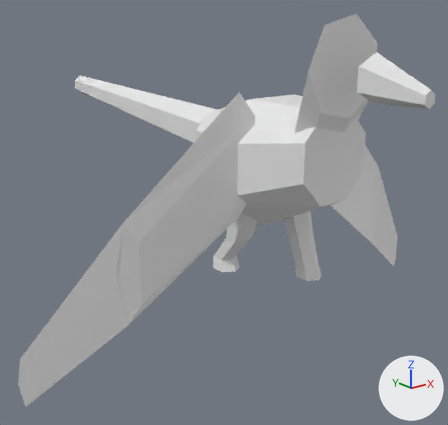
A saved change to the OBJ model data/animals/periquito/walk/7.obj.
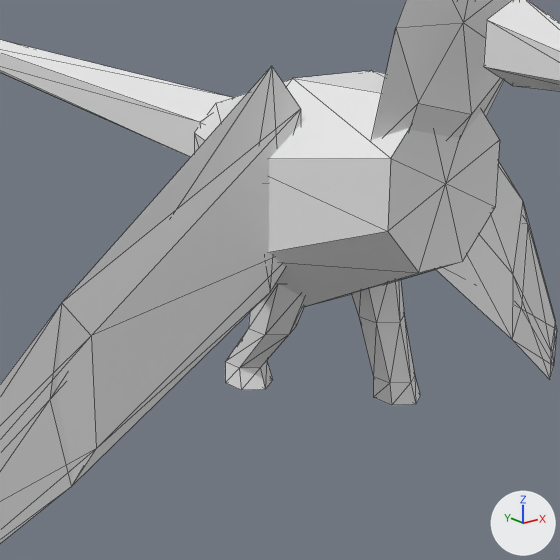
Old and new are each drawn whole from a 50 mm lens placed at (-0.695, -0.742, 0.539), pointed at (0.003, 0.131, 0.19) and again close up on the part from 20% to 89% of the width and 13% to 86% of the height. Every picture has the same lights, and +X, +Y and +Z are marked at lower right. The first two pictures are the older version. The close-ups show mesh edges as thin lines. Where no turn or scale is listed for an object, it has been applied to the vertices.

The older version as bpy lines, for what is in view:
```python
me_periquito_walk_7 = bpy.data.meshes.new('periquito_walk_7')
me_periquito_walk_7.from_pydata(...)  # 156 vertices, 280 faces; spans x -0.44..0.439, y -0.29..0.624, z 0.0..0.545
ob_periquito_walk_7 = bpy.data.objects.new('periquito_walk_7', me_periquito_walk_7)
ob_periquito_walk_7.location = (0.0, 0.0, 0.0)
```
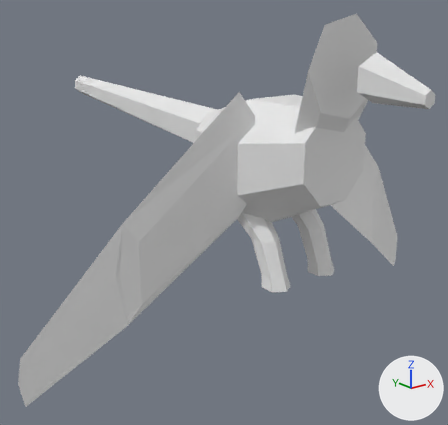
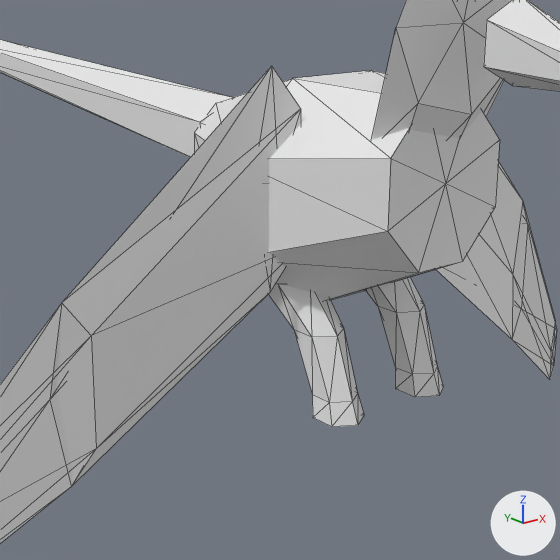
The edits, one by one:
me_periquito_walk_7 has 156 vertices, 280 faces and spans x -0.44..0.439, y -0.29..0.624, z 0.0..0.545.
me_periquito_walk_7 is used by ob_periquito_walk_7; location (0.0, 0.0, 0.0).
me_periquito_walk_7 part 1: all 13 vertices in x -0.073..-0.033, y 0.029..0.081, z 0.118..0.138 are moved by (0.0, -0.127, 0.007).
me_periquito_walk_7 part 2: all 6 vertices in x -0.072..-0.034, y -0.004..0.044, z 0.184 are moved by (0.0, -0.065, 0.017).
me_periquito_walk_7 part 3: all 13 vertices in x 0.033..0.073, y -0.07..-0.018, z 0.107..0.127 are moved by (0.0, -0.028, 0.018).
me_periquito_walk_7 part 4: all 6 vertices in x 0.034..0.072, y -0.044..0.004, z 0.184 are moved by (0.0, -0.025, 0.017).

Pixel boxes [x1, y1, x2, y2] of what changed, in the close-ups (560 x 560 px; the box of a moved part takes in the faces that stretch with it):
part 1 of me_periquito_walk_7, moved or reshaped
    before: [225, 361, 273, 390]
    after: [312, 393, 364, 427]
part 2 of me_periquito_walk_7, moved or reshaped
    before: [226, 284, 304, 368]
    after: [268, 284, 358, 403]
part 3 of me_periquito_walk_7, moved or reshaped
    before: [373, 375, 420, 405]
    after: [395, 366, 443, 397]
part 4 of me_periquito_walk_7, moved or reshaped
    before: [352, 280, 414, 383]
    after: [366, 277, 437, 374]
